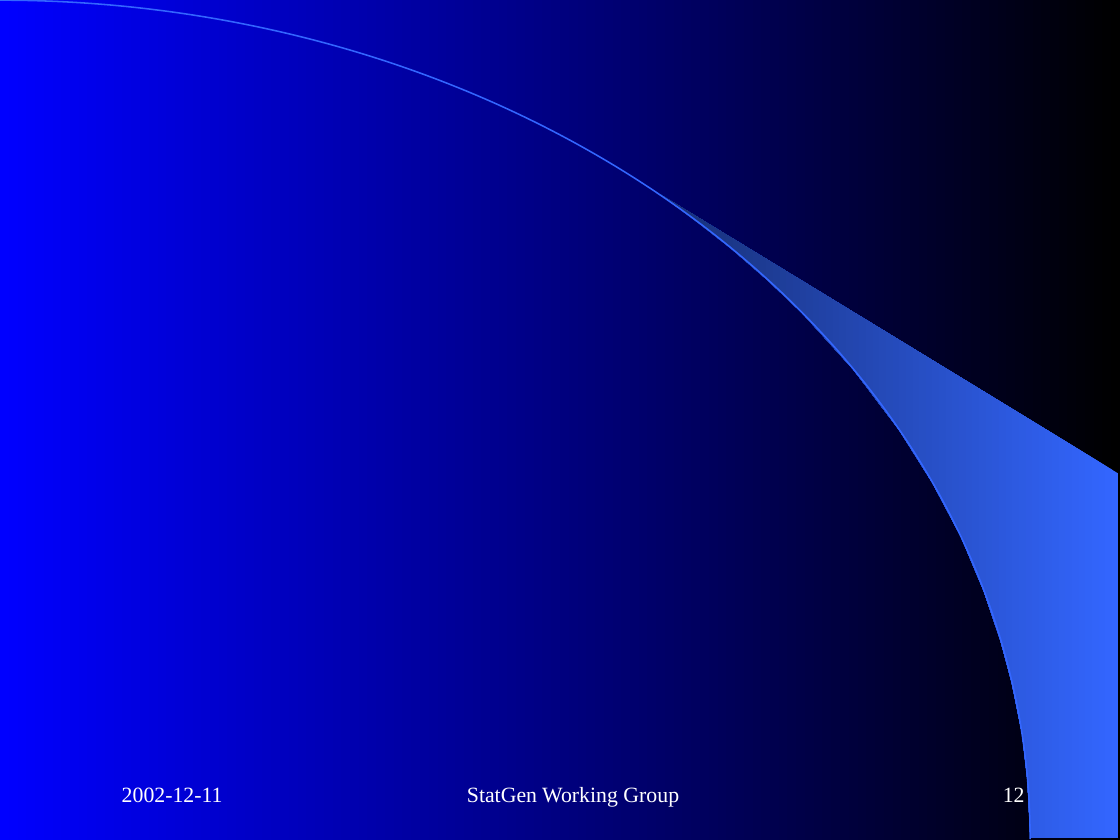
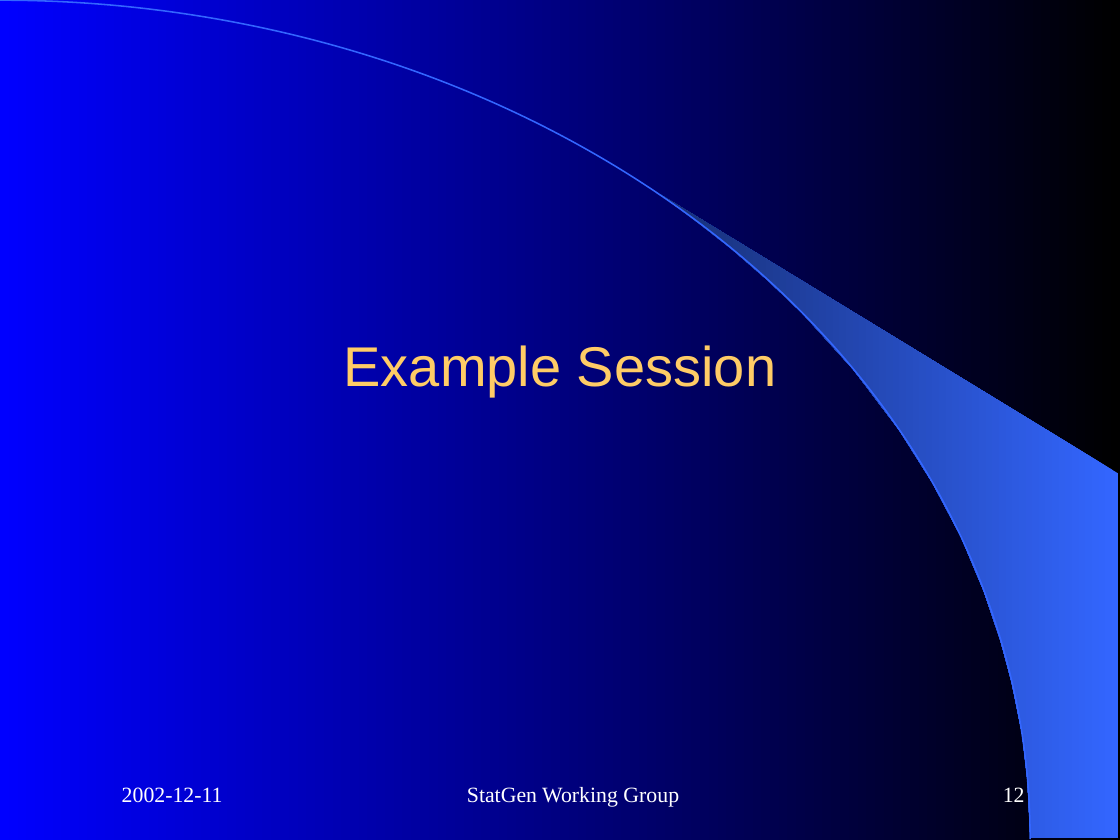
Before and after one commit to cran/genetics, a slide deck: slide 12 of inst/doc/StatGen.ppt. Drawn at 1120x840 pixels with LibreOffice and Linux fonts; fonts in the diff are those of the drawing. Boxes give left, top, right and bottom in pixels: in the first picture for what was removed or moved away, otherwise in the second. Text is boxed around its words. In the diff, an @@ line names an element or a change of style, - is before the commit and + after.

```diff
--- a/inst/doc/StatGen.ppt
+++ b/inst/doc/StatGen.ppt
@@ title added at (x1=344, y1=345, x2=776, y2=396), 36 pt, text #FFCC66 @@
+Example Session
```
Also in this commit, not shown: 1 other slide changed, 1 slide added, 13 other files.
